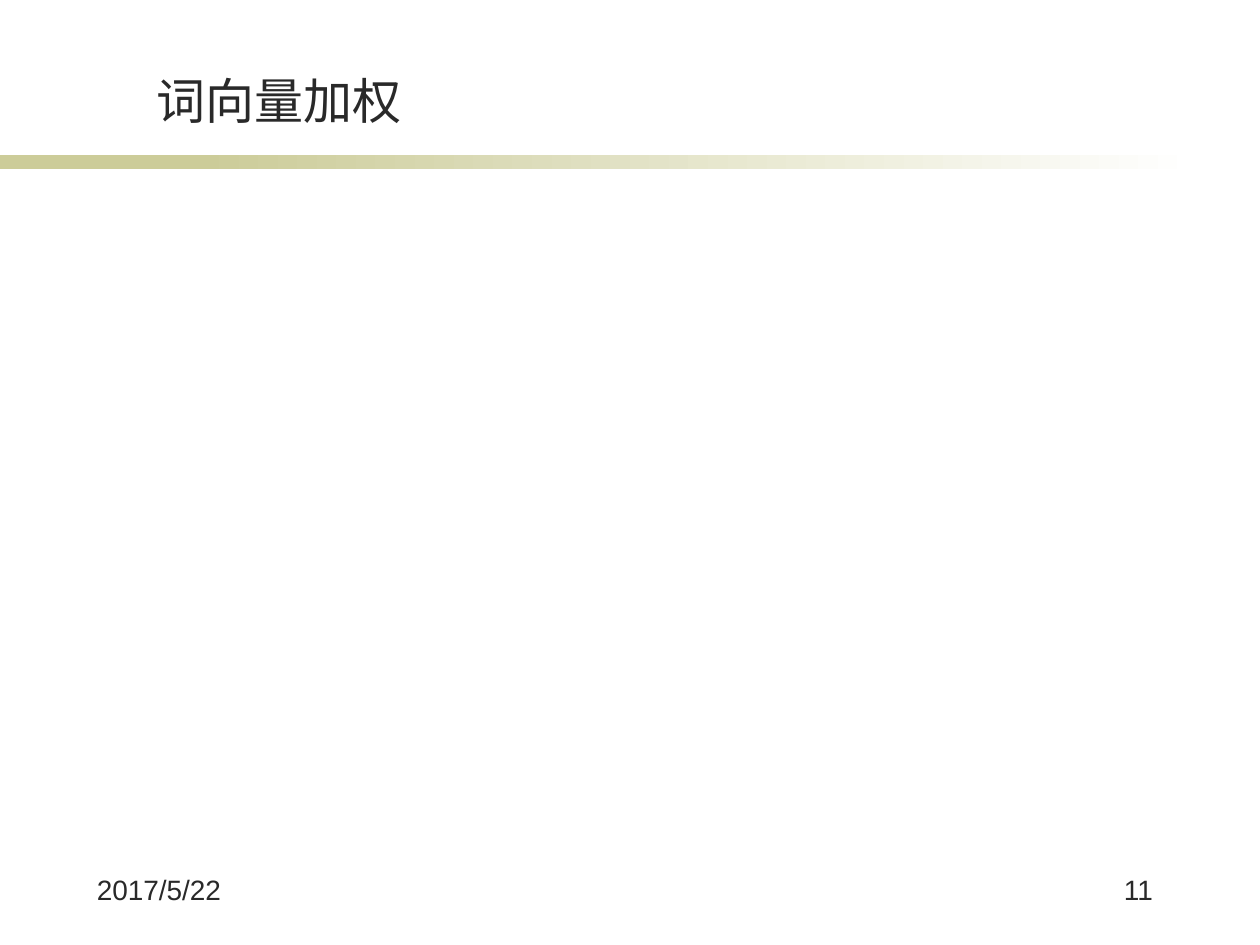
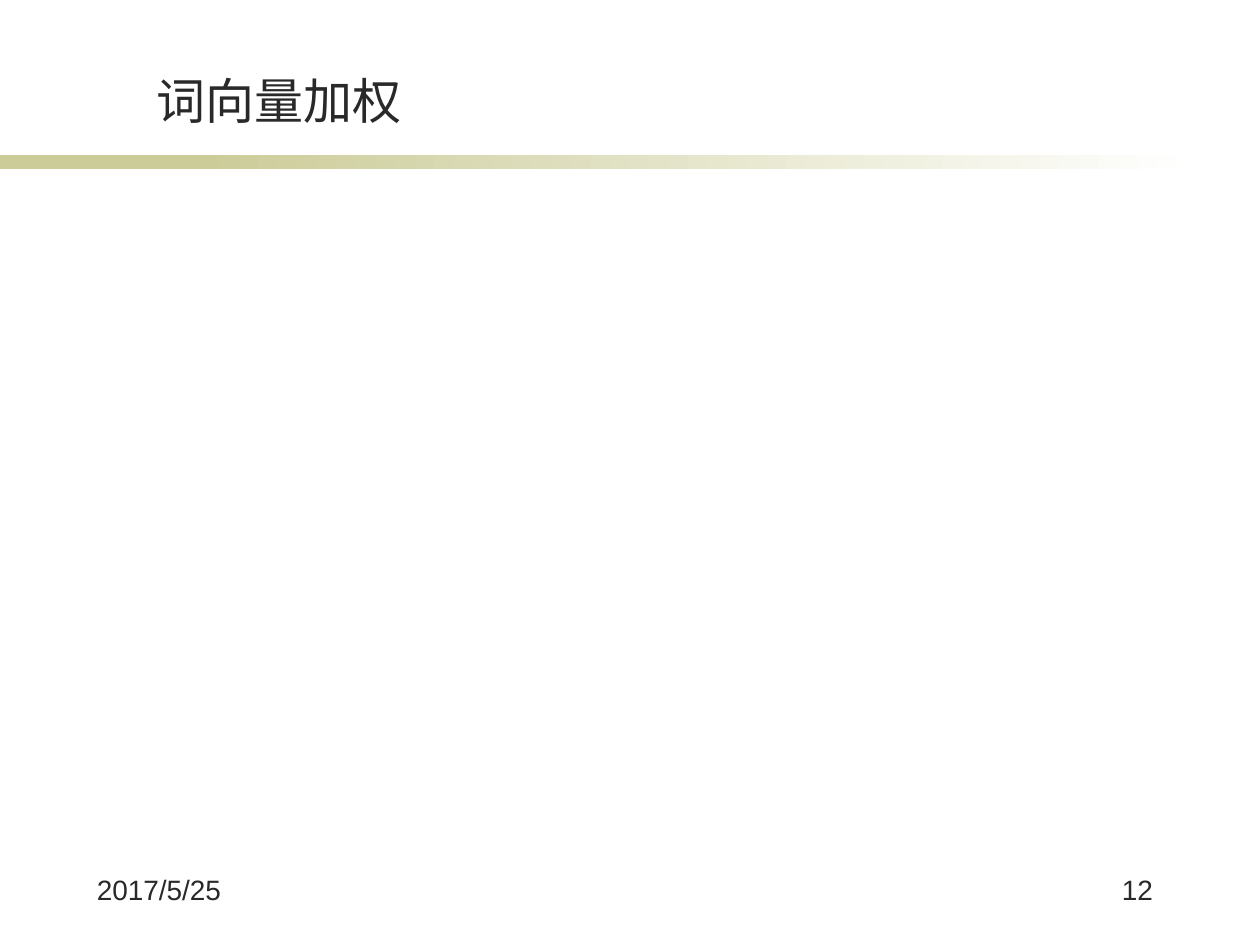
Before and after one commit to wqpod2g/paper, a slide deck: slide 12 of 毕业答辩ppt.pptx (slide 11 before the commit). Drawn at 1260x945 pixels with LibreOffice and Linux fonts; fonts in the diff are those of the drawing; grey boxes stand for pictures; background and template pictures are left out. Boxes give left, top, right and bottom in pixels: in the first picture for what was removed or moved away, otherwise in the second. Text is boxed around its words. In the diff, an @@ line names an element or a change of style, - is before the commit and + after.

```diff
--- a/毕业答辩ppt.pptx
+++ b/毕业答辩ppt.pptx
@@ text at box(97, 879, 221, 901): text changed @@
-2017/5/22
+2017/5/25
@@ page number at box(1122, 880, 1153, 900): text changed @@
-11
+12
```
Also in this commit, not shown: 24 other slides changed, 1 slide added.
